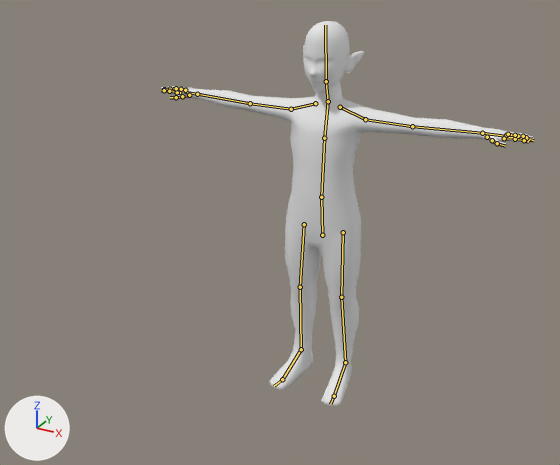
One commit to the Blender file Assets/Entities/Player/Models/PlayerModel.blend: the scene before it, then after it.
Before and after are seen from a 50 mm camera at (1.214, -2.559, 1.924) aimed at (0.076, -0.491, 0.89). The axes (+X, +Y, +Z) are drawn at lower left. The lights are the same throughout. The bones that bend it are drawn over the model as lines.

Names of what the first picture shows: 'Body'.
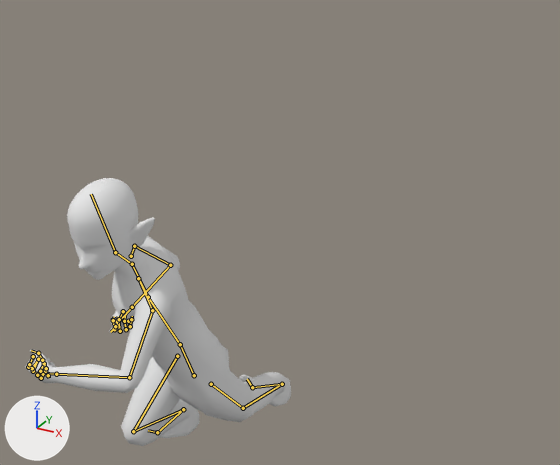
The newer file adds an action. The first version stands in its rest pose; the second is drawn at frame 22 of the action 'Shield Dash'.

What the commit changed:
Bone 'Hips' (bone_hips) moves from (0.0, 0.0, 0.0) to (-0.041, -0.08, 0.863).
Bone 'Hips' (bone_hips) turns from (0, 0, 0) to (18, -18, -7) degrees about its own x, y and z.
Bone 'Spine' (bone_spine) turns from (0, 0, 0) to (16, -23, -1) degrees about its own x, y and z.
Bone 'Neck' (bone_neck) turns from (0, 0, 0) to (-5, 26, -16) degrees about its own x, y and z.
Bone 'Head' (bone_head) turns from (0, 0, 0) to (-17, 11, -3) degrees about its own x, y and z.
Bone 'Upper Arm.L' (bone_upper_arm_l) turns from (0, 0, 0) to (50, 21, -6) degrees about its own x, y and z.
Bone 'Lower Arm.L' (bone_lower_arm_l) turns from (0, 0, 0) to (98, -15, -75) degrees about its own x, y and z.
Bone 'Middle Finger 1.L' (bone_middle_finger_1_l) turns from (0, 0, 0) to (-3, -5, -85) degrees about its own x, y and z.
Bone 'Middle Finger 2.L' (bone_middle_finger_2_l) turns from (0, 0, 0) to (11, -33, -178) degrees about its own x, y and z.
Bone 'Middle Finger 3.L' (bone_middle_finger_3_l) turns from (0, 0, 0) to (13, 0, 42) degrees about its own x, y and z.
Bone 'Ring Finger 1.L' (bone_ring_finger_1_l) turns from (0, 0, 0) to (-1, -5, -95) degrees about its own x, y and z.
Bone 'Ring Finger 2.L' (bone_ring_finger_2_l) turns from (0, 0, 0) to (10, -30, -156) degrees about its own x, y and z.
Bone 'Index Finger 1.L' (bone_index_finger_1_l) turns from (0, 0, 0) to (-5, 5, -82) degrees about its own x, y and z.
Bone 'Index Finger 2.L' (bone_index_finger_2_l) turns from (0, 0, 0) to (7, -8, -170) degrees about its own x, y and z.
Bone 'Pinky 1.L' (bone_pinky_1_l) turns from (0, 0, 0) to (0, -4, -94) degrees about its own x, y and z.
Bone 'Pinky 2.L' (bone_pinky_2_l) turns from (0, 0, 0) to (0, -30, -121) degrees about its own x, y and z.
Bone 'Thumb 1.L' (bone_thumb_1_l) turns from (0, 0, 0) to (-26, 47, -55) degrees about its own x, y and z.
Bone 'Shoulder.R' (bone_shoulder_r) turns from (0, 0, 0) to (-5, -14, 10) degrees about its own x, y and z.
Bone 'Upper Arm.R' (bone_upper_arm_r) turns from (0, 0, 0) to (-1, -22, 66) degrees about its own x, y and z.
Bone 'Lower Arm.R' (bone_lower_arm_r) turns from (0, 0, 0) to (69, 37, 6) degrees about its own x, y and z.
Bone 'Middle Finger 1.R' (bone_middle_finger_1_r) turns from (0, 0, 0) to (-3, 5, 85) degrees about its own x, y and z.
Bone 'Middle Finger 2.R' (bone_middle_finger_2_r) turns from (0, 0, 0) to (11, 33, 178) degrees about its own x, y and z.
Bone 'Middle Finger 3.R' (bone_middle_finger_3_r) turns from (0, 0, 0) to (13, 0, -42) degrees about its own x, y and z.
Bone 'Ring Finger 1.R' (bone_ring_finger_1_r) turns from (0, 0, 0) to (-1, 5, 95) degrees about its own x, y and z.
Bone 'Ring Finger 2.R' (bone_ring_finger_2_r) turns from (0, 0, 0) to (10, 30, 156) degrees about its own x, y and z.
Bone 'Index Finger 1.R' (bone_index_finger_1_r) turns from (0, 0, 0) to (-5, -5, 82) degrees about its own x, y and z.
Bone 'Index Finger 2.R' (bone_index_finger_2_r) turns from (0, 0, 0) to (7, 8, 170) degrees about its own x, y and z.
Bone 'Index Finger 3.R' (bone_index_finger_3_r) turns from (0, 0, 0) to (2, -4, -40) degrees about its own x, y and z.
Bone 'Pinky 1.R' (bone_pinky_1_r) turns from (0, 0, 0) to (0, 4, 94) degrees about its own x, y and z.
Bone 'Pinky 2.R' (bone_pinky_2_r) turns from (0, 0, 0) to (0, 30, 121) degrees about its own x, y and z.
Bone 'Thumb 1.R' (bone_thumb_1_r) turns from (0, 0, 0) to (-26, -47, 55) degrees about its own x, y and z.
Bone 'Toes.L' (bone_toes_l) turns from (0, 0, 0) to (4, 0, 14) degrees about its own x, y and z.
Bone 'Toes.R' (bone_toes_r) moves from (0.0, 0.0, 0.0) to (0.023, -0.11, -0.012).
Bone 'Toes.R' (bone_toes_r) turns from (0, 0, 0) to (3, 2, -10) degrees about its own x, y and z.
Bone 'Leg IK.L' (bone_leg_ik_l) moves from (0.0, 0.0, 0.0) to (-0.083, -0.407, 0.126).
Bone 'Leg IK.L' (bone_leg_ik_l) turns from (0, 0, 0) to (54, 9, -7) degrees about its own x, y and z.
Bone 'Pole Target.L' (bone_pole_target_l) moves from (0.0, 0.0, 0.0) to (0.024, 0.328, -0.2).
Bone 'Leg IK.R' (bone_leg_ik_r) moves from (0.0, 0.0, 0.0) to (-0.105, -0.721, 0.141).
Bone 'Leg IK.R' (bone_leg_ik_r) turns from (0, 0, 0) to (33, 0, 1) degrees about its own x, y and z.
Bone 'Pole Target.R' (bone_pole_target_r) moves from (0.0, 0.0, 0.0) to (0.151, 0.871, -0.205).

Changed parts and their boxes [x1, y1, x2, y2] in the pictures (560 x 465 px):
'Body', posed (29% narrower, 30% shorter)
    before: [161, 21, 534, 406]
    after: [25, 178, 291, 446]
bone 'Hips', root to tip
    before: (322, 235) to (321, 197)
    after: (194, 375) to (180, 344)
bone 'Spine', root to tip
    before: (321, 197) to (324, 138)
    after: (180, 344) to (148, 297)
bone 'Neck', root to tip
    before: (328, 101) to (326, 81)
    after: (132, 264) to (115, 252)
bone 'Head', root to tip
    before: (326, 81) to (325, 25)
    after: (115, 252) to (91, 194)
bone 'Upper Arm.L', root to tip
    before: (365, 119) to (412, 126)
    after: (152, 310) to (129, 377)
bone 'Lower Arm.L', root to tip
    before: (412, 126) to (482, 133)
    after: (129, 377) to (56, 374)
bone 'Middle Finger 1.L', root to tip
    before: (505, 137) to (517, 137)
    after: (33, 371) to (38, 359)
bone 'Middle Finger 2.L', root to tip
    before: (517, 137) to (528, 139)
    after: (38, 359) to (32, 368)
bone 'Middle Finger 3.L', root to tip
    before: (528, 139) to (533, 140)
    after: (32, 368) to (33, 371)
bone 'Ring Finger 1.L', root to tip
    before: (506, 135) to (518, 136)
    after: (37, 375) to (44, 363)
bone 'Ring Finger 2.L', root to tip
    before: (518, 136) to (526, 138)
    after: (44, 363) to (40, 371)
bone 'Index Finger 1.L', root to tip
    before: (504, 138) to (515, 139)
    after: (28, 367) to (33, 356)
bone 'Index Finger 2.L', root to tip
    before: (515, 139) to (524, 140)
    after: (33, 356) to (29, 364)
bone 'Pinky 1.L', root to tip
    before: (508, 134) to (515, 135)
    after: (41, 378) to (45, 371)
bone 'Pinky 2.L', root to tip
    before: (515, 135) to (523, 136)
    after: (45, 371) to (48, 375)
bone 'Thumb 1.L', root to tip
    before: (487, 137) to (492, 140)
    after: (46, 368) to (42, 360)
bone 'Shoulder.R', root to tip
    before: (315, 103) to (291, 109)
    after: (131, 256) to (134, 246)
bone 'Upper Arm.R', root to tip
    before: (291, 109) to (250, 103)
    after: (134, 246) to (170, 265)
bone 'Lower Arm.R', root to tip
    before: (250, 103) to (197, 94)
    after: (170, 265) to (132, 307)
bone 'Middle Finger 1.R', root to tip
    before: (180, 92) to (172, 90)
    after: (118, 320) to (120, 331)
bone 'Middle Finger 2.R', root to tip
    before: (172, 90) to (164, 89)
    after: (120, 331) to (117, 321)
bone 'Middle Finger 3.R', root to tip
    before: (164, 89) to (161, 89)
    after: (117, 321) to (118, 316)
bone 'Ring Finger 1.R', root to tip
    before: (183, 90) to (175, 89)
    after: (124, 320) to (126, 329)
bone 'Ring Finger 2.R', root to tip
    before: (175, 89) to (170, 89)
    after: (126, 329) to (124, 321)
bone 'Index Finger 1.R', root to tip
    before: (177, 92) to (169, 91)
    after: (113, 319) to (114, 329)
bone 'Index Finger 2.R', root to tip
    before: (169, 91) to (164, 90)
    after: (114, 329) to (113, 320)
bone 'Index Finger 3.R', root to tip
    before: (164, 90) to (161, 90)
    after: (113, 320) to (114, 316)
bone 'Pinky 1.R', root to tip
    before: (185, 90) to (181, 89)
    after: (128, 321) to (130, 326)
bone 'Pinky 2.R', root to tip
    before: (181, 89) to (176, 88)
    after: (130, 326) to (131, 319)
bone 'Thumb 1.R', root to tip
    before: (189, 95) to (182, 96)
    after: (123, 311) to (119, 319)
bone 'Toes.L', root to tip
    before: (334, 396) to (330, 404)
    after: (252, 387) to (247, 379)
bone 'Toes.R', root to tip
    before: (282, 379) to (274, 386)
    after: (157, 432) to (148, 430)
